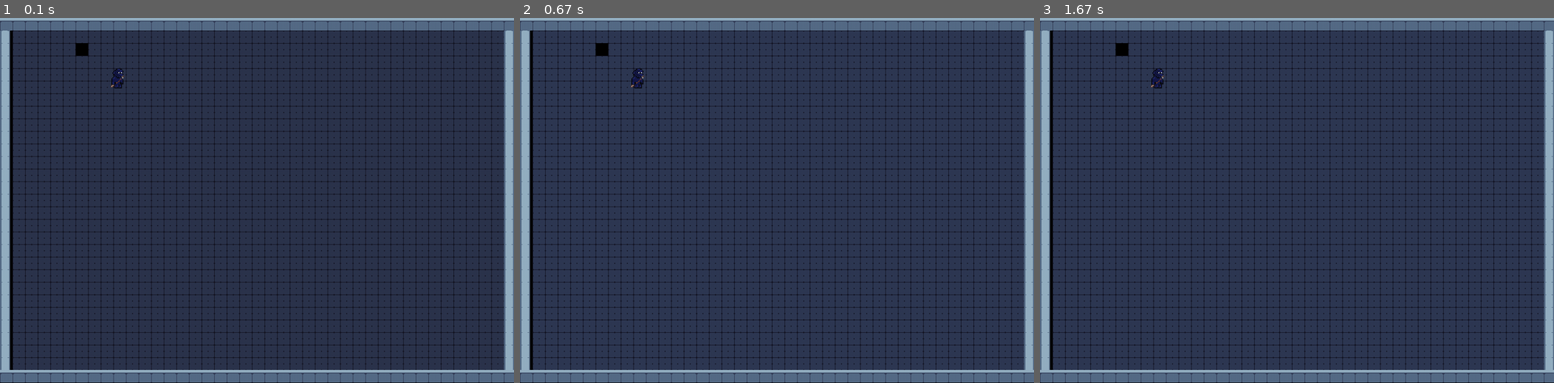
Above: before the commit, frames 1-3 (left to right).
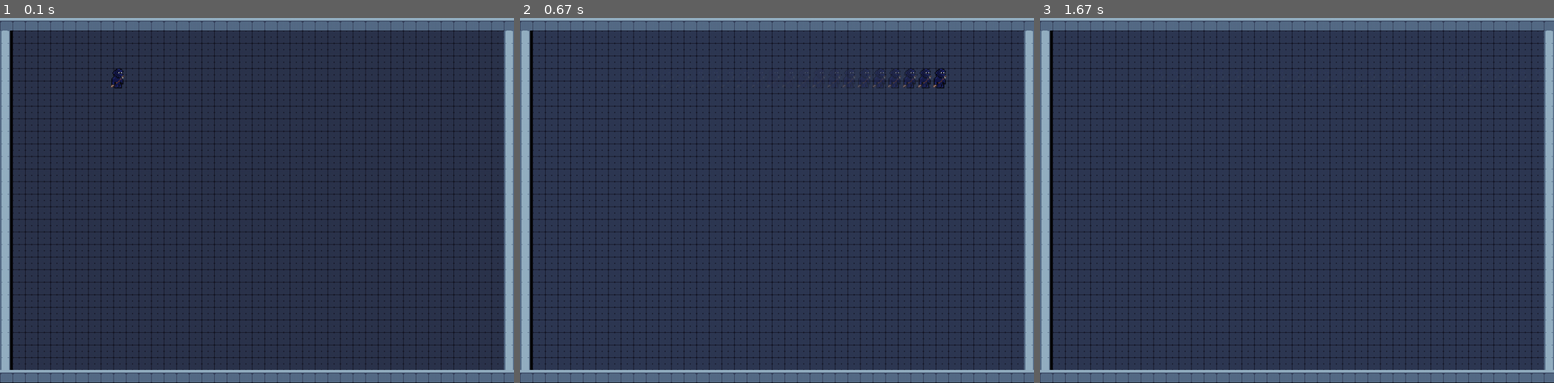
Above: after the commit, the same moments.

Repository: insper-classroom/devlife-23-1-projeto-pygame-gustavoc_sarti
Game: pygame game, started from main.py
Two runs of this game, one before a commit and one after it. Both use one fixed random seed, a clock stepped at 60 frames per second and the inputs below.
Inputs:
- Up to frame 1 (0.1 s): no input
- Up to frame 2 (0.67 s): hold Right from 0.33 s (still down)
- Up to frame 3 (1.67 s): release Right at 0.8 s; hold Up 0.83-1.13 s

The runs differ from the first frame. In frame 1, less than 0.1% of the frame differs, in the area x 14-18%, y 6-11%; in frame 2, 0.4%, in the area x 14-83%, y 6-20%; in frame 3, 0.2%.

Commit message:
player move

Diff:
--- a/game.py
+++ b/game.py
@@ -33,6 +33,7 @@
                 if column == ' ':
                     Floor((x, y), self.sprites)
                 if column == 'p':
+                    Floor((x, y), self.sprites)
                     self.player = Player((x, y), self.sprites)
 
     def desenha(self):
@@ -41,4 +42,5 @@
 
     def start(self):
         while self.atualiza_estado():
+            self.player.move()
             self.desenha()
--- a/sprites/player.py
+++ b/sprites/player.py
@@ -6,33 +6,33 @@
 
         super().__init__(group)
         player = pyg.image.load('assets/images/players/player_01-pre_dash.png')
-        self.image = pyg.transform.scale(player, (169, 169))
+        self.velx = 0
+        self.vely = 0
+        self.image = pyg.transform.scale(player, (169, 169)).convert_alpha()
         self.rect = self.image.get_rect(topleft = position) #posicao sera igual ao ponto de origem do retangulo
+        self.state = {
+            'moving' : False,
+        }
 
-        self.direction = pyg.math.Vector2(0, 0)
+        self.direction = [0, 0]
         self.speed = 30
 
 
     def move(self):
         keys = pyg.key.get_pressed()
-        if keys[pyg.K_UP]:
-            self.direction.y = -1
-        elif keys[pyg.K_DOWN]:
-            self.direction.y = 1
+        if self.state['moving'] == False:
+            if keys[pyg.K_UP]:
+                self.direction[1] = -1
+            elif keys[pyg.K_DOWN]:
+                self.direction[1] = 1
 
-        if keys[pyg.K_LEFT]:
-            self.direction.x = -1
-        elif keys[pyg.K_RIGHT]:
-            self.direction = 1
+            if keys[pyg.K_LEFT]:
+                self.direction[0] = -1
+            elif keys[pyg.K_RIGHT]:
+                self.direction[0] = 1
 
-        self.rect.move_ip(self.rect.x + self.direction.x * self.speed,
-                          self.rect.y + self.direction.y * self.speed)
+        self.rect.move_ip(self.direction[0] * self.speed, self.direction[1] * self.speed)
 
-    def collision(self):
-        for obj in self.objects:
-            if self.rect.colliderect(self.rect):
-                self.rect.move_ip(self.rect.x - self.direction.x * self.speed,
-                                  self.rect.y - self.direction.y * self.speed)
 
     def draw(self):
-        self.move(self.speed)
+        self.move()
